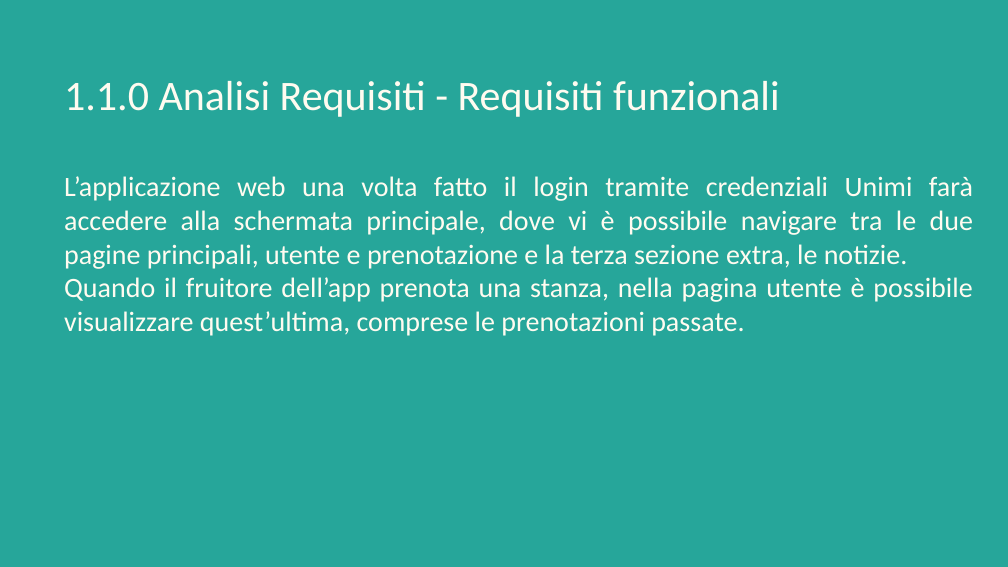
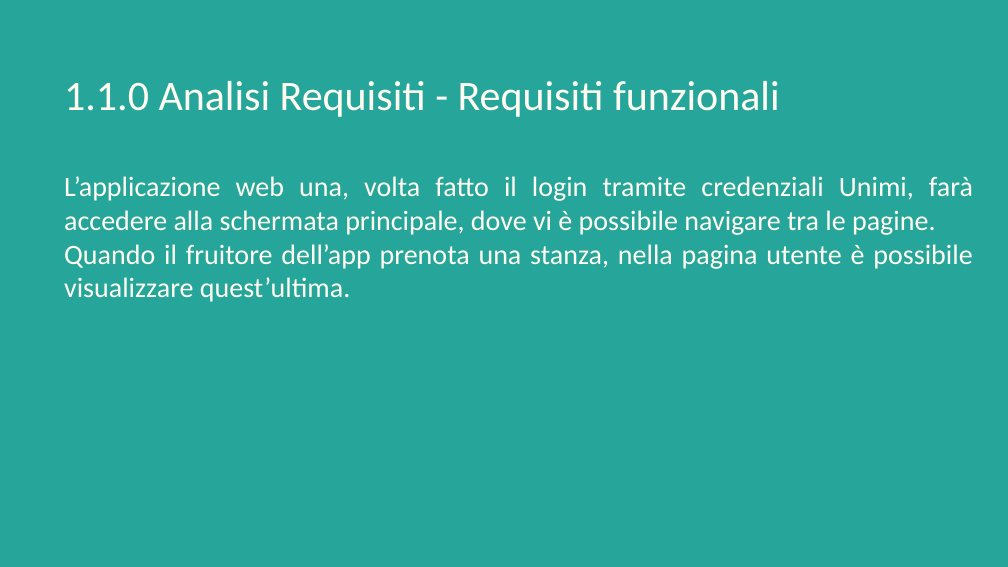
Before and after one commit to Giulia248/UniBookMi, a slide deck: slide 6 of others/Relazione UniBookMi.pptx. Drawn at 1008x567 pixels with LibreOffice and Linux fonts; fonts in the diff are those of the drawing. Boxes give left, top, right and bottom in pixels: in the first picture for what was removed or moved away, otherwise in the second. Text is boxed around its words. In the diff, an @@ line names an element or a change of style, - is before the commit and + after.

```diff
--- a/others/Relazione UniBookMi.pptx
+++ b/others/Relazione UniBookMi.pptx
@@ title at <box>64,176,973,302</box>: text changed @@
-L’applicazione web una volta fatto il login tramite credenziali Unimi farà accedere alla schermata principale, dove vi è possibile navigare tra le due pagine principali, utente e prenotazione e la terza sezione extra, le notizie.
-Quando il fruitore dell’app prenota una stanza, nella pagina utente è possibile visualizzare quest’ultima, comprese le prenotazioni passate.
+L’applicazione web una, volta fatto il login tramite credenziali Unimi, farà accedere alla schermata principale, dove vi è possibile navigare tra le pagine.
+Quando il fruitore dell’app prenota una stanza, nella pagina utente è possibile visualizzare quest’ultima.
```
Also in this commit, not shown: 8 other slides changed, 1 other file.
